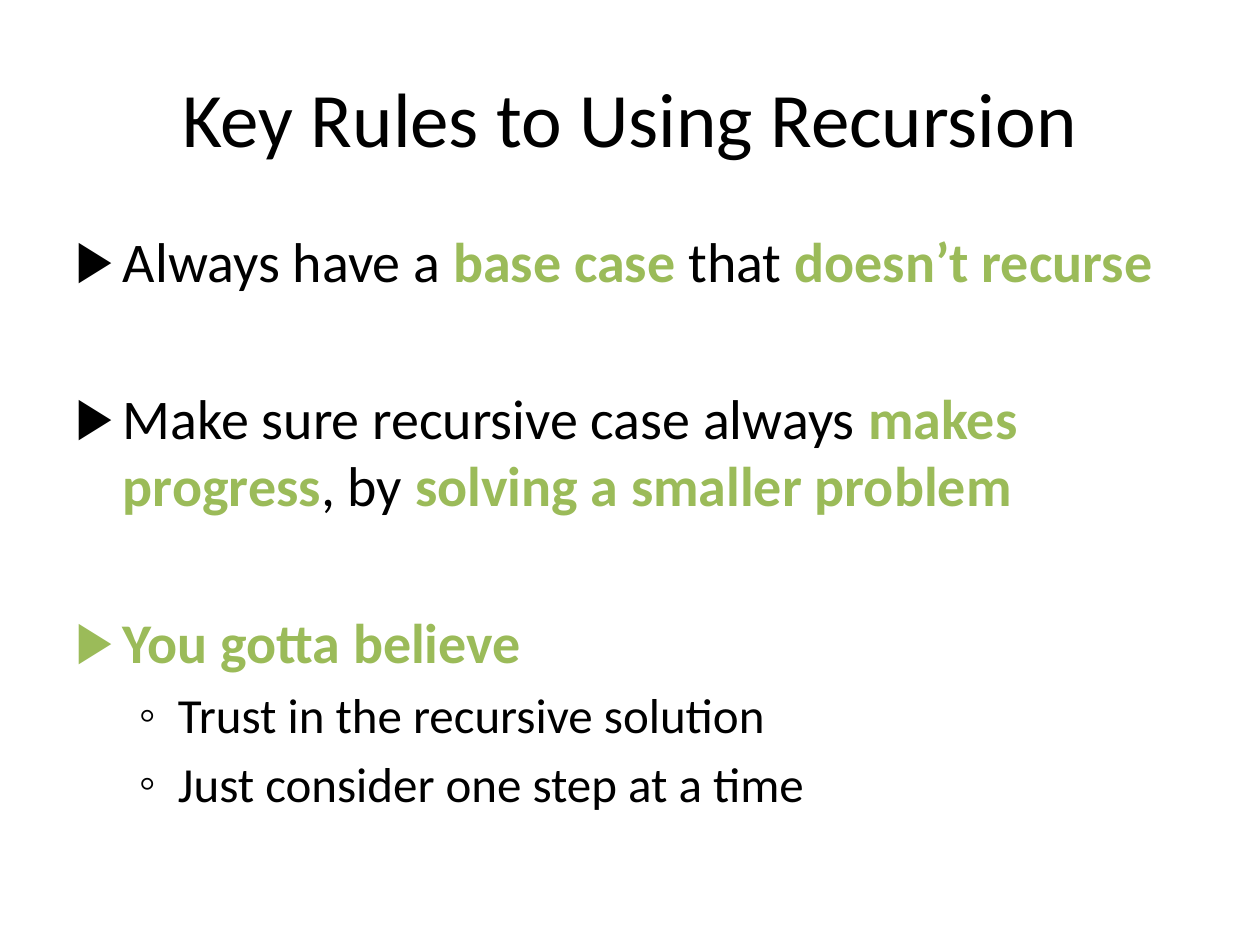
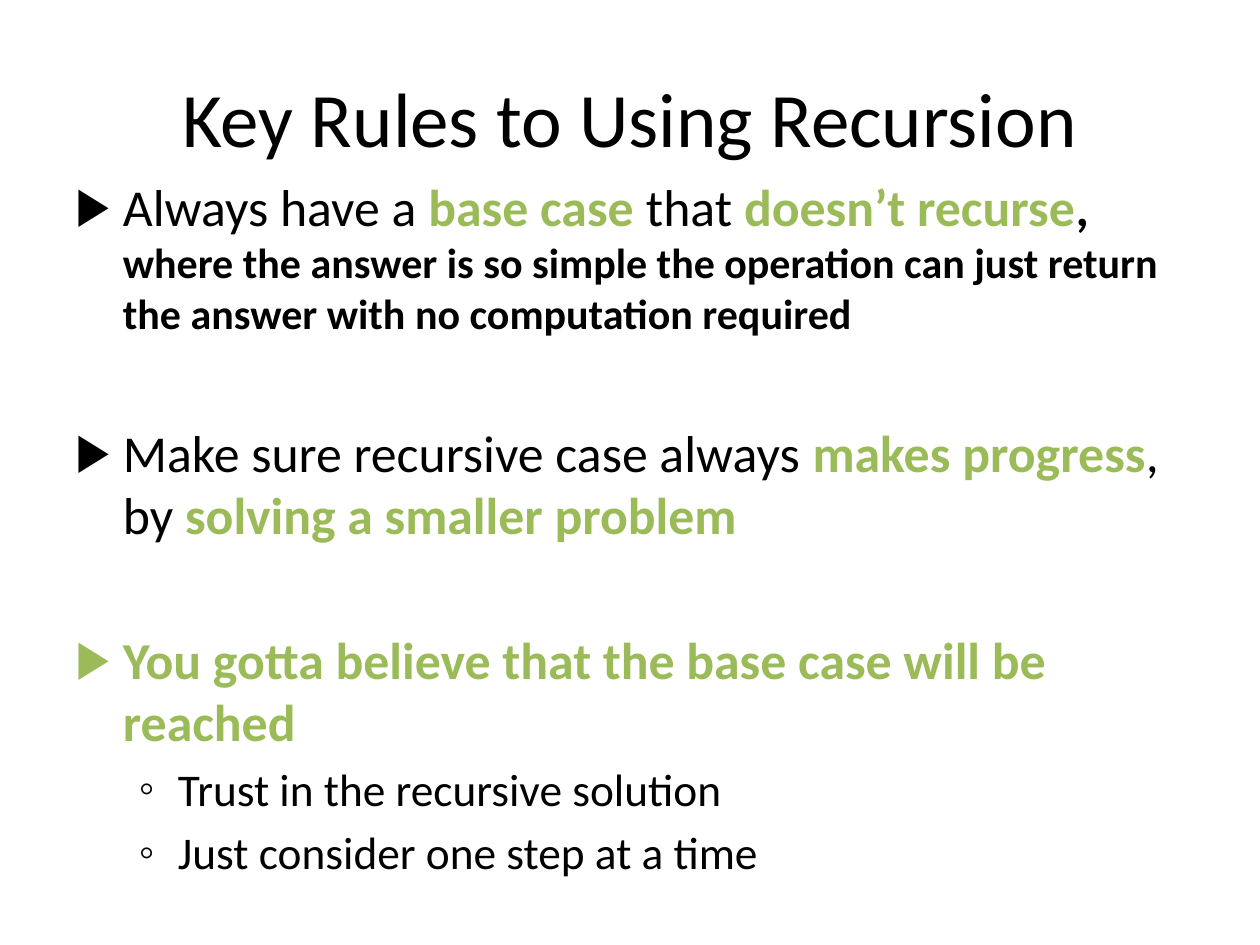
Before and after one commit to RHIT-CSSE/csse220, a slide deck: slide 5 of ClassMaterials/RecursionIntroduction/Slides/Recursion.pptx. Drawn at 1260x945 pixels with LibreOffice and Linux fonts; fonts in the diff are those of the drawing. Boxes give left, top, right and bottom in pixels: in the first picture for what was removed or moved away, otherwise in the second. Text is boxed around its words. In the diff, an @@ line names an element or a change of style, - is before the commit and + after.

Commit message:
update slides

```diff
--- a/ClassMaterials/RecursionIntroduction/Slides/Recursion.pptx
+++ b/ClassMaterials/RecursionIntroduction/Slides/Recursion.pptx
@@ text "Always have a base case ...": place and size @@
-text "Always have a base case ..." at [123, 241, 1153, 810]
+text "Always have a base case ..." at [123, 188, 1158, 877]
@@ text at [123, 188, 1158, 336]: text changed; size 32 to 24.1 pt; text colour #9BBB59 to #000000 @@
-▶ Always have a base case that doesn’t recurse
+▶ Always have a base case that doesn’t recurse, where the answer is so simple the operation can just return the answer with no computation required
@@ text at [123, 435, 1158, 877]: size 32 to 29.6 pt in "Make sure recursive case always makes progress, ..."; size 28 to 25.9 pt in "Trust in the recursive solution", "Just consider one step at a time" @@
@@ text at [123, 642, 1046, 742]: text changed; size 32 to 29.6 pt @@
-▶ You gotta believe
+▶ You gotta believe that the base case will be reached
```
Also in this commit, not shown: 1 other slide changed.
